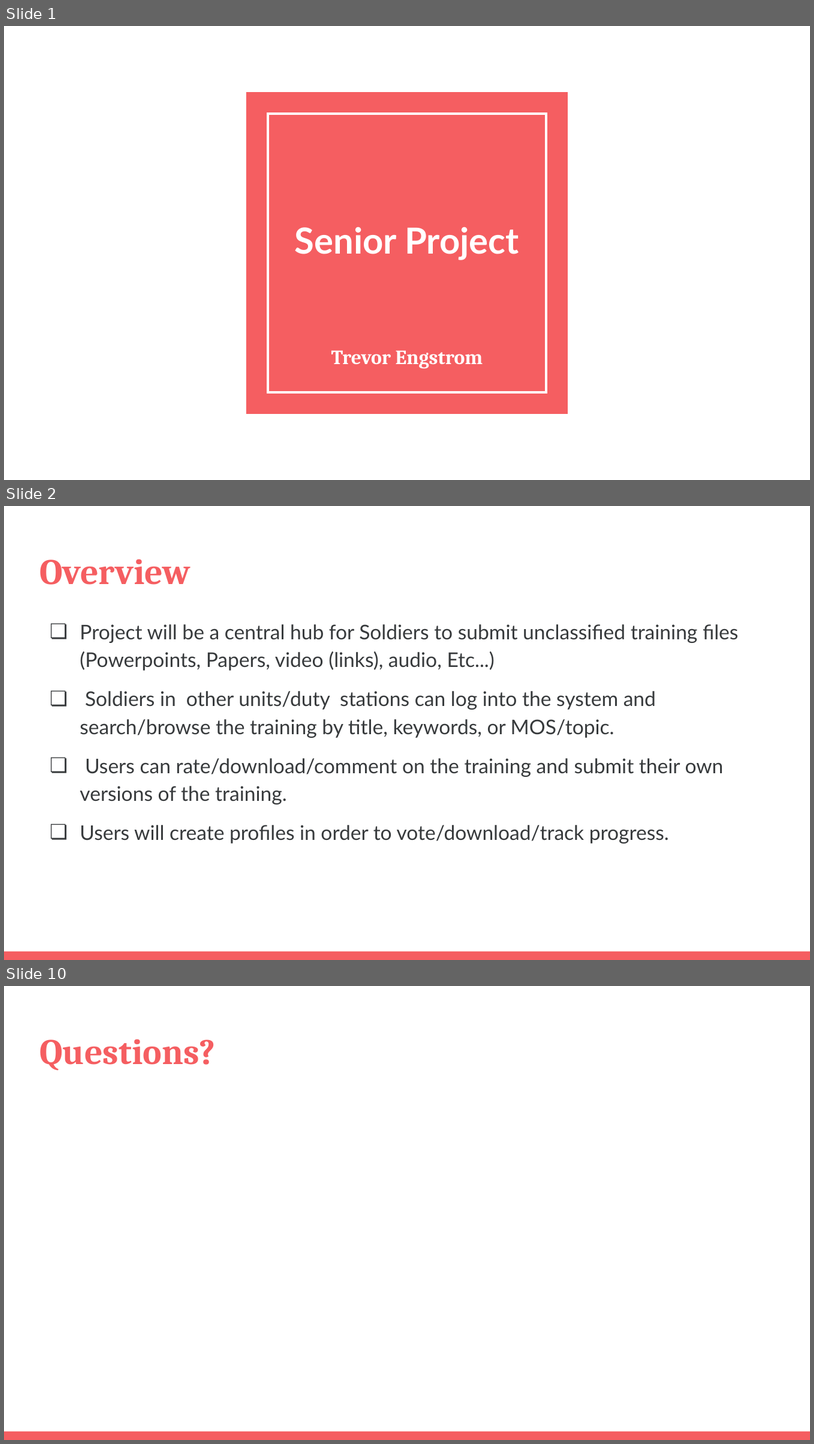
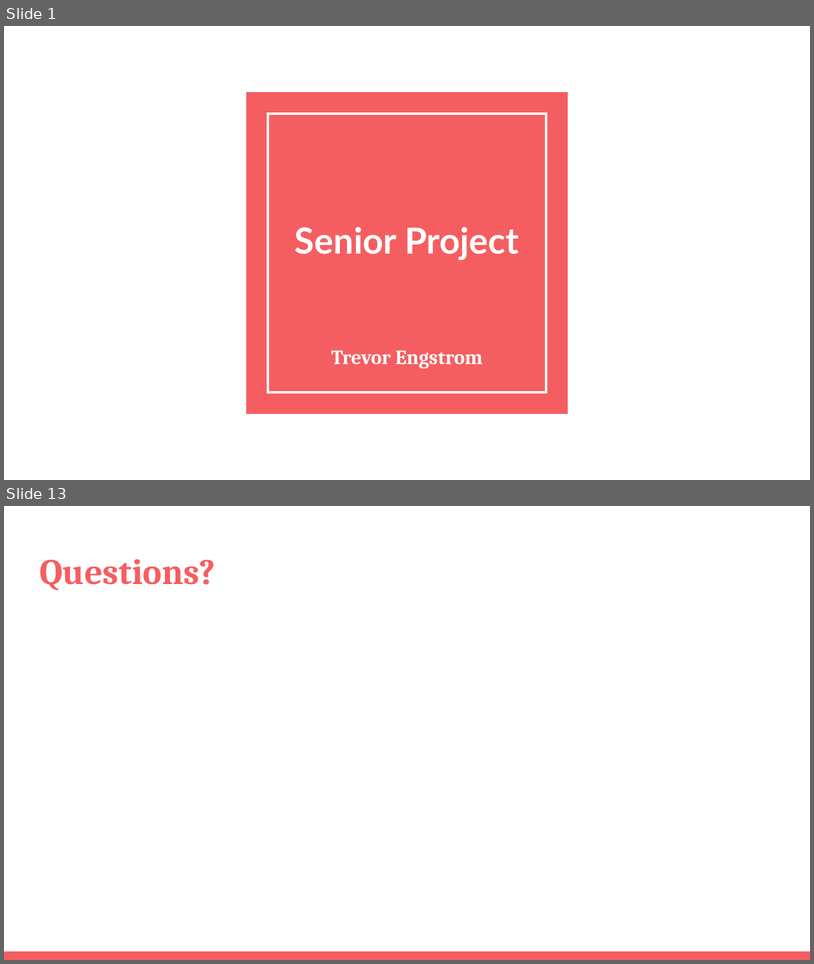
Before and after one commit to trevorengstrom/SeniorProject, a slide deck: Senior Project.pptx. Shown one above the other, each under a label of ours: slides 1, 2 and 10 before the commit, slides 1 and 13 after it; the slides between them are not shown. The pictures are 814x1444 and 814x964 pixels, drawn with LibreOffice and Linux fonts; fonts in the diff are those of the drawing. Boxes give left, top, right and bottom in pixels: in the first picture for what was removed or moved away, otherwise in the second. Text is boxed around its words. In the diff, an @@ line names an element or a change of style, - is before the commit and + after.

```diff
--- a/Senior Project.pptx
+++ b/Senior Project.pptx
@@ slide 2 removed at bbox=[4, 506, 810, 960], background #FFFFFF; not listed: 1 template element that a slide beside it also shows @@
@@ title removed at bbox=[39, 559, 191, 585] @@
-Overview
@@ text removed at bbox=[80, 624, 738, 843] @@
-❏ Project will be a central hub for Soldiers to submit unclassified training files (Powerpoints, Papers, video (links), audio, Etc...)
-❏ Soldiers in other units/duty stations can log into the system and search/browse the training by title, keywords, or MOS/topic.
-❏ Users can rate/download/comment on the training and submit their own versions of the training.
-❏ Users will create profiles in order to vote/download/track progress.
@@ what was slide 10 is now slide 13 @@
```
Also in this commit, not shown: 11 slides added, 7 other slides removed.
